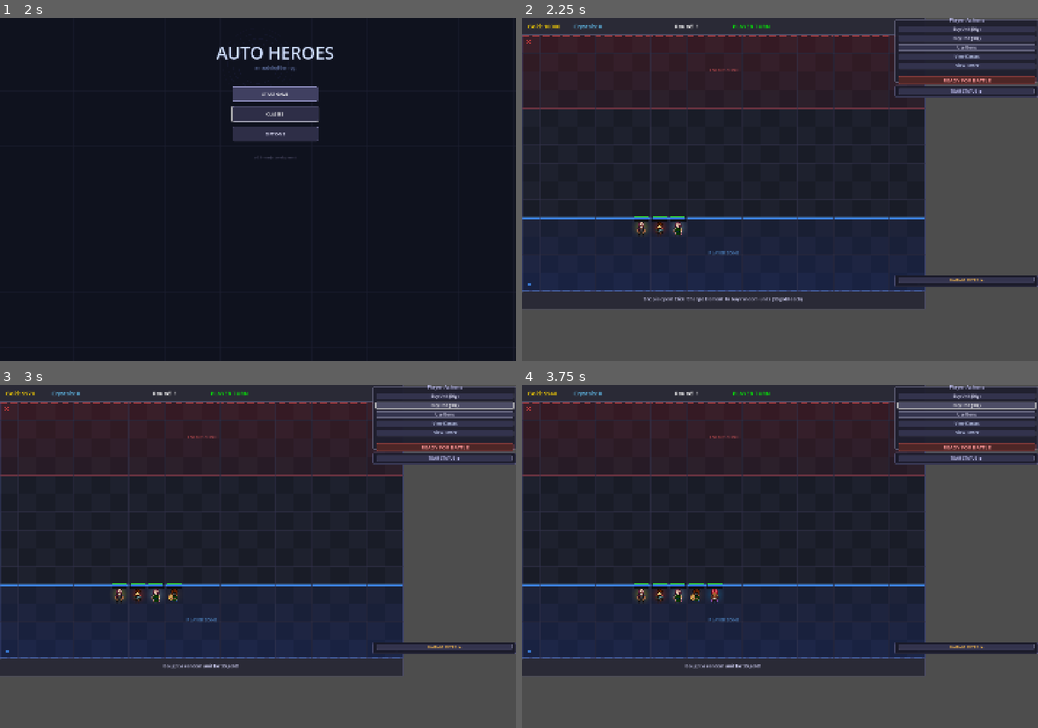
Above: before the commit, frames 1-4 (two rows, left to right).
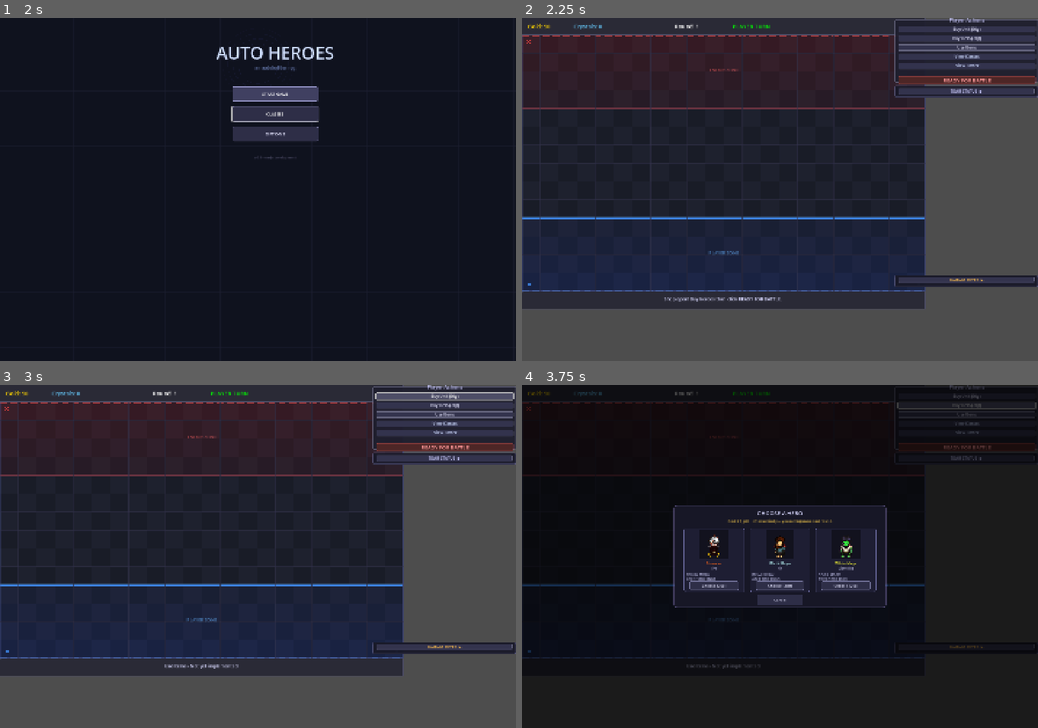
Above: after the commit, the same moments.

Repository: iceie2/autobattler-rpg
Game: Godot game, scene res://scenes/main_menu.tscn
The game is run twice, just before and just after one commit, with the same random seed, the same clock (stepped at 60 frames per second) and the same inputs.
Inputs:
- Up to frame 1 (2 s): click "CLASSES" at 0.5 s; click "START GAME" at 1.25 s
- Up to frame 2 (2.25 s): click "START GAME" at 2 s
- Up to frame 3 (3 s): click "Buy Unit (30g)" at 2.75 s
- Up to frame 4 (3.75 s): click "Buy Unit (30g)" (after the commit: "Buy Hero (20g)") at 3.5 s

Frame 1 is identical in both runs. In frame 2, 0.6% of the frame differs, in the area x 4-89%, y 2-83%; in frame 3, 1.8%; in frame 4, 90%, in the area x 0-100%, y 0-100%.

Commit message:
Overhaul game start: economy, scripted enemies, hero picker
ECONOMY:
- Starting gold: 50 (was 10000); no free starting units
- Enemy death drops gold+crystals (goblins 15g, hill giant 60g+2c)
- Hero cost: 20g (was 30g)

ENEMY FACTORY (enemy_factory.gd):
- Goblin: 350 HP, melee, range 1 — 15g drop
- Goblin Archer: 220 HP, range 4 — 15g drop
- Hill Giant: 2800 HP, 2x2 unit, stationary, range 2, Earth element
  60g + 2 crystal drop, Boulder Smash active skill

SCRIPTED ROUNDS:
- Round 1: 2 goblins
- Round 2: 2 goblins + 1 goblin archer
- Round 3: Hill Giant (2x2 centre) + 2 goblin archers behind
- Round 4+: escalating random enemies with level scaling

2x2 UNIT SYSTEM (Hill Giant):
- BattleGrid.place_unit() now registers all NxN cells for cell_size>1
- BattleGrid.remove_unit() clears all cells belonging to the unit
- VisualUnit scales sprite/shape to 2x for cell_size==2

HERO PICKER SHOP (hero_shop.gd):
- 'Buy Hero' opens a 3-card overlay showing random class+element combos
- Each card: class sprite, name (colored by element), element, key stats
- Player picks one; gold is deducted; Cancel returns to planning
- Offers regenerate every time you open the shop

Co-Authored-By: Claude Sonnet 4.6 <noreply@anthropic.com>

Diff:
--- /dev/null
+++ b/scenes/hero_shop.tscn
@@ -0,0 +1,6 @@
+[gd_scene load_steps=2 format=3 uid="uid://heroshop_001"]
+
+[ext_resource type="Script" path="res://scripts/hero_shop.gd" id="1_hs"]
+
+[node name="HeroShop" type="CanvasLayer"]
+script = ExtResource("1_hs")
--- a/scenes/main_game.tscn
+++ b/scenes/main_game.tscn
@@ -241,7 +241,7 @@
 
 [node name="spawn_heroBtn" type="Button" parent="UI/ActionPanel/VBoxContainer"]
 layout_mode = 2
-text = "Buy Unit (30g)"
+text = "Buy Hero (20g)"
 theme_override_styles/normal = SubResource("ButtonNormal")
 theme_override_styles/hover = SubResource("ButtonHover")
 theme_override_styles/pressed = SubResource("ButtonPressed")
--- a/scripts/battle_grid.gd
+++ b/scripts/battle_grid.gd
@@ -65,22 +65,35 @@
 	return occupied_cells.has(grid_pos)
 
 func place_unit(unit, grid_pos: Vector2i) -> bool:
-	if not is_valid_position(grid_pos):
-		return false
-
-	if is_cell_occupied(grid_pos):
-		return false
-
-	occupied_cells[grid_pos] = unit
-	grid_cells[grid_pos.y][grid_pos.x] = unit
+	var size: int = unit.cell_size if "cell_size" in unit else 1
+	# Validate all cells first
+	for dy in range(size):
+		for dx in range(size):
+			var p := grid_pos + Vector2i(dx, dy)
+			if not is_valid_position(p) or is_cell_occupied(p):
+				return false
+	# Register all cells
+	for dy in range(size):
+		for dx in range(size):
+			var p := grid_pos + Vector2i(dx, dy)
+			occupied_cells[p] = unit
+			grid_cells[p.y][p.x] = unit
 	unit_placed.emit(unit, grid_pos)
 	return true
 
 func remove_unit(grid_pos: Vector2i) -> void:
-	if is_cell_occupied(grid_pos):
-		occupied_cells.erase(grid_pos)
-		grid_cells[grid_pos.y][grid_pos.x] = null
-		unit_removed.emit(grid_pos)
+	if not is_cell_occupied(grid_pos):
+		return
+	var unit = occupied_cells[grid_pos]
+	# Remove all cells belonging to this unit
+	var to_erase: Array[Vector2i] = []
+	for pos in occupied_cells:
+		if occupied_cells[pos] == unit:
+			to_erase.append(pos)
+	for pos in to_erase:
+		occupied_cells.erase(pos)
+		grid_cells[pos.y][pos.x] = null
+	unit_removed.emit(grid_pos)
 
 func get_unit_at(grid_pos: Vector2i):
 	if is_cell_occupied(grid_pos):
--- /dev/null
+++ b/scripts/enemy_factory.gd
@@ -0,0 +1,77 @@
+extends Node
+class_name EnemyFactory
+
+# ── Goblin (weak melee) ───────────────────────────────────────────────────────
+static func create_goblin(lvl: int = 1) -> VisualUnit:
+	var u := VisualUnit.new()
+	u.unit_name       = "Goblin"
+	u.unit_class      = UnitBase.UnitClass.WARRIOR
+	u.current_element = UnitBase.Element.NORMAL
+	u.is_player_unit  = false
+	u.max_hp          = 350
+	u.current_hp      = 350
+	u.max_mana        = 20
+	u.current_mana    = 20
+	u.strength        = 8
+	u.dexterity       = 7
+	u.intelligence    = 2
+	u.resistance      = 5
+	u.movement_speed  = 3
+	u.attack_range    = 1
+	u.gold_reward     = 15
+	u.crystal_reward  = 0
+	u.sprite_variant  = randi() % 3
+	if lvl > 1: u.set_level(lvl)
+	return u
+
+# ── Goblin Archer (weak ranged) ───────────────────────────────────────────────
+static func create_goblin_archer(lvl: int = 1) -> VisualUnit:
+	var u := VisualUnit.new()
+	u.unit_name       = "Goblin Archer"
+	u.unit_class      = UnitBase.UnitClass.RANGER
+	u.current_element = UnitBase.Element.NORMAL
+	u.is_player_unit  = false
+	u.max_hp          = 220
+	u.current_hp      = 220
+	u.max_mana        = 30
+	u.current_mana    = 30
+	u.strength        = 5
+	u.dexterity       = 11
+	u.intelligence    = 3
+	u.resistance      = 3
+	u.movement_speed  = 2
+	u.attack_range    = 4
+	u.gold_reward     = 15
+	u.crystal_reward  = 0
+	u.sprite_variant  = randi() % 3
+	if lvl > 1: u.set_level(lvl)
+	return u
+
+# ── Hill Giant (stationary 2×2 boss, round 3) ────────────────────────────────
+static func create_hill_giant(lvl: int = 1) -> VisualUnit:
+	var u := VisualUnit.new()
+	u.unit_name       = "Hill Giant"
+	u.unit_class      = UnitBase.UnitClass.WARRIOR
+	u.current_element = UnitBase.Element.EARTH
+	u.is_player_unit  = false
+	u.cell_size       = 2          # occupies a 2×2 area
+	u.max_hp          = 2800
+	u.current_hp      = 2800
+	u.max_mana        = 100
+	u.current_mana    = 100
+	u.strength        = 22
+	u.dexterity       = 4
+	u.intelligence    = 3
+	u.resistance      = 18
+	u.movement_speed  = 0          # stationary — attacks anything in range
+	u.attack_range    = 2
+	u.gold_reward     = 60
+	u.crystal_reward  = 2
+	u.sprite_variant  = 0
+	u.skill_name      = "Boulder Smash"
+	u.skill_damage_multiplier = 2.0
+	u.skill_range     = 2
+	u.skill_cooldown_max = 4
+	u.ultimate_charge_max = 0     # no ult
+	if lvl > 1: u.set_level(lvl)
+	return u
--- /dev/null
+++ b/scripts/hero_shop.gd
@@ -0,0 +1,252 @@
+extends CanvasLayer
+class_name HeroShop
+
+signal hero_chosen(unit_class: UnitBase.UnitClass, element: UnitBase.Element)
+signal cancelled()
+
+const HERO_COST := 20
+const SPRITE_FOLDERS := {
+	UnitBase.UnitClass.WARRIOR:    "warrior",
+	UnitBase.UnitClass.RANGER:     "archer",
+	UnitBase.UnitClass.MONK:       "monk",
+	UnitBase.UnitClass.THIEF:      "thief",
+	UnitBase.UnitClass.BLACK_MAGE: "black_mage",
+	UnitBase.UnitClass.WHITE_MAGE: "white_mage",
+	UnitBase.UnitClass.RED_MAGE:   "red_mage",
+	UnitBase.UnitClass.BLOODHOUND: "warrior",
+	UnitBase.UnitClass.BOUNCER:    "monk",
+	UnitBase.UnitClass.HEADHUNTER: "archer",
+}
+const IDLE_FRAME := Rect2(0, 640, 64, 64)
+
+var _offers: Array = []   # [{class, element}, ...]
+var _cards: Array = []
+var _panel: Panel
+
+func _ready() -> void:
+	_build_ui()
+
+func open(gold: int) -> void:
+	_offers.clear()
+	_generate_offers()
+	_refresh_cards(gold)
+	visible = true
+
+func _generate_offers() -> void:
+	var classes := UnitFactory.get_all_classes()
+	var elements := UnitFactory.get_all_elements()
+	# Pick 3 unique class+element combos
+	var used: Array = []
+	while _offers.size() < 3:
+		var cls: UnitBase.UnitClass = classes[randi() % classes.size()]
+		var elem: UnitBase.Element  = elements[randi() % elements.size()]
+		var key := str(cls) + "_" + str(elem)
+		if key not in used:
+			used.append(key)
+			_offers.append({"class": cls, "element": elem})
+
+func _build_ui() -> void:
+	var overlay := ColorRect.new()
+	overlay.set_anchors_and_offsets_preset(Control.PRESET_FULL_RECT)
+	overlay.color = Color(0, 0, 0, 0.65)
+	overlay.mouse_filter = Control.MOUSE_FILTER_STOP
+	add_child(overlay)
+
+	_panel = Panel.new()
+	_panel.size = Vector2(740, 360)
+	_panel.add_theme_stylebox_override("panel",
+		_flat(Color(0.09, 0.09, 0.15, 0.98), Color(0.5, 0.45, 0.7), 2, 10))
+	overlay.add_child(_panel)
+
+	_lbl(_panel, "CHOOSE A HERO", 20, Color(0.85, 0.85, 1.0),
+		Vector2(0, 14), Vector2(740, 34), true)
+	_lbl(_panel, "Cost: %d gold  ·  Choose wisely — you can buy more next round." % HERO_COST,
+		12, Color(1.0, 0.82, 0.3, 0.85), Vector2(0, 48), Vector2(740, 24), true)
+
+	# 3 card slots
+	var card_w := 210.0
+	var gap    := 20.0
+	var start_x := (740 - 3 * card_w - 2 * gap) / 2.0
+	for i in range(3):
+		var card := _build_card(Vector2(start_x + i * (card_w + gap), 80), card_w, i)
+		_panel.add_child(card)
+		_cards.append(card)
+
+	# Cancel button
+	var cancel := _btn("Cancel", Rect2(290, 314, 160, 36))
+	cancel.pressed.connect(_on_cancel)
+	_panel.add_child(cancel)
+
+	visible = false
+	_center_panel()
+
+func _build_card(pos: Vector2, width: float, idx: int) -> Panel:
+	var card := Panel.new()
+	card.position = pos
+	card.size = Vector2(width, 224)
+	card.add_theme_stylebox_override("panel",
+		_flat(Color(0.12, 0.12, 0.2, 1.0), Color(0.4, 0.4, 0.6), 1, 6))
+	card.set_meta("idx", idx)
+
+	# Sprite portrait
+	var portrait_bg := ColorRect.new()
+	portrait_bg.position = Vector2(55, 8)
+	portrait_bg.size = Vector2(100, 100)
+	portrait_bg.color = Color(0.07, 0.07, 0.12)
+	portrait_bg.name = "PortraitBg"
+	card.add_child(portrait_bg)
+
+	var portrait := TextureRect.new()
+	portrait.position = Vector2(55, 8)
+	portrait.size = Vector2(100, 100)
+	portrait.expand_mode = TextureRect.EXPAND_IGNORE_SIZE
+	portrait.stretch_mode = TextureRect.STRETCH_KEEP_ASPECT_CENTERED
+	portrait.name = "Portrait"
+	card.add_child(portrait)
+
+	var name_lbl := Label.new()
+	name_lbl.position = Vector2(0, 114)
+	name_lbl.size = Vector2(width, 22)
+	name_lbl.horizontal_alignment = HORIZONTAL_ALIGNMENT_CENTER
+	name_lbl.add_theme_font_size_override("font_size", 13)
+	name_lbl.name = "NameLbl"
+	card.add_child(name_lbl)
+
+	var elem_lbl := Label.new()
+	elem_lbl.position = Vector2(0, 134)
+	elem_lbl.size = Vector2(width, 20)
+	elem_lbl.horizontal_alignment = HORIZONTAL_ALIGNMENT_CENTER
+	elem_lbl.add_theme_font_size_override("font_size", 11)
+	elem_lbl.add_theme_color_override("font_color", Color(0.7, 0.7, 0.85))
+	elem_lbl.name = "ElemLbl"
+	card.add_child(elem_lbl)
+
+	var stat_lbl := Label.new()
+	stat_lbl.position = Vector2(8, 156)
+	stat_lbl.size = Vector2(width - 16, 44)
+	stat_lbl.add_theme_font_size_override("font_size", 10)
+	stat_lbl.add_theme_color_override("font_color", Color(0.65, 0.65, 0.8))
+	stat_lbl.name = "StatLbl"
+	card.add_child(stat_lbl)
+
+	var choose_btn := _btn("Choose", Rect2(20, 186, width - 40, 32))
+	choose_btn.pressed.connect(_on_choose.bind(idx))
+	choose_btn.name = "ChooseBtn"
+	card.add_child(choose_btn)
+
+	return card
+
+func _refresh_cards(gold: int) -> void:
+	for i in range(_cards.size()):
+		var card: Panel = _cards[i]
+		var offer: Dictionary = _offers[i]
+		var cls: UnitBase.UnitClass  = offer["class"]
+		var elem: UnitBase.Element   = offer["element"]
+
+		# Load sprite
+		var folder: String = SPRITE_FOLDERS.get(cls, "warrior")
+		var sheet := load("res://assets/sprites/generated/%s/0/single.png" % folder) as Texture2D
+		var portrait := card.get_node("Portrait") as TextureRect
+		if sheet and portrait:
+			var atlas := AtlasTexture.new()
+			atlas.atlas = sheet
+			atlas.region = IDLE_FRAME
+			portrait.texture = atlas
+
+		# Stat preview (from factory base stats)
+		var stats: Dictionary = UnitFactory.CLASS_BASE_STATS.get(cls, {})
+
+		var name_lbl := card.get_node("NameLbl") as Label
+		var elem_col := _elem_color(elem)
+		name_lbl.text = _class_name(cls)
+		name_lbl.add_theme_color_override("font_color", elem_col)
+
+		var elem_lbl := card.get_node("ElemLbl") as Label
+		elem_lbl.text = _elem_name(elem)
+
+		var stat_lbl := card.get_node("StatLbl") as Label
+		if stats.size() > 0:
+			stat_lbl.text = "HP:%d  MP:%d\nATK:%d  SPD:%d  RNG:%d" % [
+				stats.get("hp", 0), stats.get("mana", 0),
+				stats.get("str", 0) + int(stats.get("dex", 0) * 0.5),
+				stats.get("move", 0), stats.get("range", 0)
+			]
+
+		var btn := card.get_node("ChooseBtn") as Button
+		btn.disabled = gold < HERO_COST
+		btn.text = "Choose  (%dg)" % HERO_COST
+
+func _on_choose(idx: int) -> void:
+	var offer: Dictionary = _offers[idx]
+	hero_chosen.emit(offer["class"], offer["element"])
+	visible = false
+
+func _on_cancel() -> void:
+	cancelled.emit()
+	visible = false
+
+func _center_panel() -> void:
+	var vp := get_viewport().get_visible_rect().size if get_viewport() else Vector2(1800, 1080)
+	_panel.position = (vp - _panel.size) / 2.0
+
+func _class_name(cls: UnitBase.UnitClass) -> String:
+	match cls:
+		UnitBase.UnitClass.WARRIOR:    return "Warrior"
+		UnitBase.UnitClass.RANGER:     return "Ranger"
+		UnitBase.UnitClass.MONK:       return "Monk"
+		UnitBase.UnitClass.THIEF:      return "Thief"
+		UnitBase.UnitClass.BLACK_MAGE: return "Black Mage"
+		UnitBase.UnitClass.WHITE_MAGE: return "White Mage"
+		UnitBase.UnitClass.RED_MAGE:   return "Red Mage"
+		UnitBase.UnitClass.BLOODHOUND: return "Bloodhound"
+		UnitBase.UnitClass.BOUNCER:    return "Bouncer"
+		UnitBase.UnitClass.HEADHUNTER: return "Headhunter"
+		_: return "Unknown"
+
+func _elem_name(elem: UnitBase.Element) -> String:
+	match elem:
+		UnitBase.Element.FIRE:      return "Fire"
+		UnitBase.Element.WATER:     return "Water"
+		UnitBase.Element.EARTH:     return "Earth"
+		UnitBase.Element.AIR:       return "Air"
+		UnitBase.Element.LIGHTNING: return "Lightning"
+		_:                          return "Normal"
+
+func _elem_color(elem: UnitBase.Element) -> Color:
+	match elem:
+		UnitBase.Element.FIRE:      return Color(1.0, 0.4, 0.1)
+		UnitBase.Element.WATER:     return Color(0.3, 0.7, 1.0)
+		UnitBase.Element.EARTH:     return Color(0.7, 0.55, 0.25)
+		UnitBase.Element.AIR:       return Color(0.75, 1.0, 1.0)
+		UnitBase.Element.LIGHTNING: return Color(1.0, 1.0, 0.2)
+		_:                          return Color(0.85, 0.85, 0.9)
+
+func _lbl(parent: Node, text: String, sz: int, col: Color,
+		pos: Vector2, size: Vector2, center: bool = false) -> Label:
+	var l := Label.new()
+	l.text = text; l.position = pos; l.size = size
+	l.add_theme_font_size_override("font_size", sz)
+	l.add_theme_color_override("font_color", col)
+	if center: l.horizontal_alignment = HORIZONTAL_ALIGNMENT_CENTER
+	parent.add_child(l)
+	return l
+
+func _btn(text: String, rect: Rect2) -> Button:
+	var b := Button.new()
+	b.text = text; b.position = rect.position; b.size = rect.size
+	b.add_theme_font_size_override("font_size", 13)
+	b.add_theme_color_override("font_color", Color(0.9, 0.9, 1.0))
+	b.add_theme_stylebox_override("normal",  _flat(Color(0.18, 0.18, 0.28), Color(0.45, 0.45, 0.6), 1, 4))
+	b.add_theme_stylebox_override("hover",   _flat(Color(0.26, 0.26, 0.38), Color(0.6, 0.6, 0.8),  1, 4))
+	b.add_theme_stylebox_override("pressed", _flat(Color(0.12, 0.12, 0.22), Color(0.3, 0.3, 0.5),  1, 4))
+	return b
+
+func _flat(bg: Color, border: Color = Color.TRANSPARENT,
+		bw: int = 0, radius: int = 0) -> StyleBoxFlat:
+	var s := StyleBoxFlat.new()
+	s.bg_color = bg; s.border_color = border
+	s.border_width_left = bw; s.border_width_right = bw
+	s.border_width_top = bw;  s.border_width_bottom = bw
+	s.corner_radius_top_left = radius; s.corner_radius_top_right = radius
+	s.corner_radius_bottom_left = radius; s.corner_radius_bottom_right = radius
+	return s
--- a/scripts/main_game.gd
+++ b/scripts/main_game.gd
@@ -97,6 +97,7 @@
 var _panel_dragging: bool = false
 var _character_menu: CharacterMenu
 var _class_browser: ClassBrowser
+var _hero_shop: HeroShop
 
 func _ready():
 	initialize_game_components()
@@ -175,6 +176,11 @@
 	var cb_scene := load("res://scenes/class_browser.tscn") as PackedScene
 	_class_browser = cb_scene.instantiate() as ClassBrowser
 	add_child(_class_browser)
+
+	var hs_scene := load("res://scenes/hero_shop.tscn") as PackedScene
+	_hero_shop = hs_scene.instantiate() as HeroShop
+	_hero_shop.hero_chosen.connect(_on_hero_chosen)
+	add_child(_hero_shop)
 
 
 func _integrate_scene_units() -> void:
@@ -211,7 +217,7 @@
 
 
 func start_new_game() -> void:
-	game_state.gold = 10000
+	game_state.gold = 50
 	game_state.crystals = 0
 	game_state.start_battle_round()
 	open_shop()
@@ -433,14 +439,35 @@
 	if not shop_open:
 		info_label.text = "Shop is closed!"
 		return
-
-	var cost = 30
-	if game_state.spend_gold(cost):
-		spawn_random_player_unit()
-		info_label.text = "Bought a random unit for %d gold!" % cost
-		update_ui()
+	if game_state.gold < HeroShop.HERO_COST:
+		info_label.text = "Not enough gold! Need %d gold." % HeroShop.HERO_COST
+		return
+	_hero_shop.open(game_state.gold)
+
+func _on_hero_chosen(unit_class: UnitBase.UnitClass, element: UnitBase.Element) -> void:
+	if not game_state.spend_gold(HeroShop.HERO_COST):
+		info_label.text = "Not enough gold!"
+		return
+	var unit := UnitFactory.create_unit(unit_class, element, true)
+	var spawn_pos := find_empty_player_slot()
+	if spawn_pos == Vector2i(-1, -1):
+		info_label.text = "No room for more units!"
+		# Refund
+		game_state.add_gold(HeroShop.HERO_COST)
+		return
+	unit.grid_position = spawn_pos
+	unit.position = battle_grid.grid_to_world(spawn_pos)
+	battle_grid_node.add_child(unit)
+	if battle_grid.place_unit(unit, spawn_pos):
+		player_units.append(unit)
+		unit.died.connect(_on_unit_died.bind(unit))
+		unit.battle_manager = auto_battle_manager
+		unit.damage_text_container = damage_text_container
+		info_label.text = "Added %s to your team!" % unit.unit_name
 	else:
-		info_label.text = "Not enough gold! Need %d gold." % cost
+		unit.queue_free()
+		game_state.add_gold(HeroShop.HERO_COST)
+	update_ui()
 
 
 func _on_use_items_pressed() -> void:
@@ -616,14 +643,8 @@
 # Shop and spawning functions
 func open_shop() -> void:
 	shop_open = true
-	info_label.text = "Shop is open! Click 'Change Element' to buy random units (30 gold each)"
+	info_label.text = "Shop open! Buy heroes then click READY FOR BATTLE."
 	update_ui()
-
-	# If this is the first round, give player 3 free starting units
-	if game_state.battle_round == 1 and player_units.is_empty():
-		for i in range(3):
-			spawn_random_player_unit()
-		info_label.text = "You start with 3 random units! Buy more or click READY to fight."
 
 func close_shop() -> void:
 	shop_open = false
@@ -652,45 +673,68 @@
 		unit.queue_free()
 
 func spawn_enemies() -> void:
-	var count: int = min(3 + (game_state.battle_round - 1) * 2, 10)
 	var round := game_state.battle_round
-	for i in range(count):
-		var spawn_pos := find_empty_enemy_slot()
-		if spawn_pos == Vector2i(-1, -1):
-			continue
-
-		var unit := UnitFactory.create_random_class_unit(false)
-		unit.grid_position = spawn_pos
-
-		# Scale enemy level by round — last enemy each round is an elite/boss
-		var is_last := (i == count - 1)
-		var enemy_level := _enemy_level_for_round(round, is_last)
-		if enemy_level > 1:
-			unit.set_level(enemy_level)
-
-		var world_pos := battle_grid.grid_to_world(spawn_pos)
-		unit.position = world_pos
-
-		battle_grid_node.add_child(unit)
-		if battle_grid.place_unit(unit, spawn_pos):
-			enemy_units.append(unit)
-			unit.died.connect(_on_unit_died.bind(unit))
-			unit.battle_manager = auto_battle_manager
-			unit.damage_text_container = damage_text_container
-		else:
-			unit.queue_free()
-
-func _enemy_level_for_round(round: int, is_elite_slot: bool) -> int:
-	# Every 5 rounds the last enemy is a boss
-	if is_elite_slot and round % 5 == 0:
-		return min(round / 5 + 2, 8)   # round 5 = lv3 boss, round 10 = lv4, etc.
-	# Last enemy each round is an elite from round 3 onward
-	if is_elite_slot and round >= 3:
+	match round:
+		1:
+			_place_enemy(EnemyFactory.create_goblin())
+			_place_enemy(EnemyFactory.create_goblin())
+		2:
+			_place_enemy(EnemyFactory.create_goblin())
+			_place_enemy(EnemyFactory.create_goblin())
+			_place_enemy(EnemyFactory.create_goblin_archer())
+		3:
+			# Hill Giant fills a 2×2 spot in the centre, rangers lurk behind
+			_place_hill_giant(EnemyFactory.create_hill_giant())
+			_place_enemy(EnemyFactory.create_goblin_archer())
+			_place_enemy(EnemyFactory.create_goblin_archer())
+		_:
+			# Later rounds: escalating random enemies with level scaling
+			var count: int = min(3 + (round - 1) * 2, 10)
+			for i in range(count):
+				var is_last := (i == count - 1)
+				var lvl := _enemy_level_for_round(round, is_last)
+				var unit := UnitFactory.create_random_class_unit(false)
+				if lvl > 1: unit.set_level(lvl)
+				_place_enemy(unit)
+
+func _place_enemy(unit: VisualUnit) -> void:
+	var spawn_pos := find_empty_enemy_slot()
+	if spawn_pos == Vector2i(-1, -1):
+		unit.queue_free()
+		return
+	unit.grid_position = spawn_pos
+	unit.position = battle_grid.grid_to_world(spawn_pos)
+	battle_grid_node.add_child(unit)
+	if battle_grid.place_unit(unit, spawn_pos):
+		enemy_units.append(unit)
+		unit.died.connect(_on_unit_died.bind(unit))
+		unit.battle_manager = auto_battle_manager
+		unit.damage_text_container = damage_text_container
+	else:
+		unit.queue_free()
+
+func _place_hill_giant(unit: VisualUnit) -> void:
+	# Find a 2×2 area in the enemy zone (rows 0-3)
+	var center_x := int(battle_grid.grid_width / 2)
+	var origin := Vector2i(center_x - 1, 1)  # top-left of 2×2
+	unit.grid_position = origin
+	unit.position = battle_grid.grid_to_world(origin) + Vector2(32, 32)  # centre of 2×2
+	battle_grid_node.add_child(unit)
+	if battle_grid.place_unit(unit, origin):
+		enemy_units.append(unit)
+		unit.died.connect(_on_unit_died.bind(unit))
+		unit.battle_manager = auto_battle_manager
+		unit.damage_text_container = damage_text_container
+	else:
+		unit.queue_free()
+
+func _enemy_level_for_round(round: int, is_elite: bool) -> int:
+	if is_elite and round % 5 == 0:
+		return min(round / 5 + 2, 8)
+	if is_elite and round >= 4:
 		return min(round / 2, 5)
-	# Regular enemies scale slowly
-	if round <= 2:
-		return 1
-	return 1 + randi() % min(round / 2, 3)  # mix of lv1-3 from round 2+
+	if round <= 2: return 1
+	return 1 + randi() % min(round / 2, 3)
 
 func find_empty_player_slot() -> Vector2i:
 	# Player units in center-bottom area (rows 10-13, middle columns)
@@ -765,9 +809,15 @@
 	if unit and is_instance_valid(unit):
 		battle_grid.remove_unit(unit.grid_position)
 
-	# Award XP to every living player unit when an enemy dies
-	if was_enemy:
-		var xp_reward: int = 60 + (dead_level - 1) * 40  # 60 base, +40 per extra level
+	if was_enemy and unit and is_instance_valid(unit):
+		# Drop gold and crystals
+		if unit.gold_reward > 0:
+			game_state.add_gold(unit.gold_reward)
+		if unit.crystal_reward > 0:
+			game_state.add_crystals(unit.crystal_reward)
+		update_ui()
+		# Award XP to every living player unit
+		var xp_reward: int = 60 + (dead_level - 1) * 40
 		for pu in player_units:
 			if pu and is_instance_valid(pu):
 				pu.grant_xp(xp_reward)
--- a/scripts/unit_base.gd
+++ b/scripts/unit_base.gd
@@ -81,6 +81,13 @@
 # XP / levelling
 var current_xp: int = 0
 var xp_to_level: int = 200
+
+# Economy (set on enemy units; ignored for player units)
+var gold_reward: int = 0
+var crystal_reward: int = 0
+
+# Multi-cell size (1 = normal 1×1, 2 = 2×2 boss)
+var cell_size: int = 1
 
 # ── Skill system (passive / active / ultimate) ────────────────────────────────
 # Passive (always-on, evaluated each turn in AutoBattleManager)
--- a/scripts/visual_unit.gd
+++ b/scripts/visual_unit.gd
@@ -85,10 +85,15 @@
 	# walk_south is always present in the generated 6-animation sheets
 	if lpc.sprite_frames and lpc.sprite_frames.has_animation("walk_south"):
 		animated_sprite = lpc
-		var idle = "idle_south" if is_player_unit else "idle_north"
+		var idle := "idle_south" if is_player_unit else "idle_north"
 		lpc.play(idle)
+		# 2×2 units get double-scaled sprite
+		if cell_size == 2:
+			lpc.scale = Vector2(2.0, 2.0)
 	else:
 		lpc.queue_free()
+		if cell_size == 2:
+			shape_size = 80.0
 
 
 func _on_health_changed(current: int, maximum: int) -> void:
